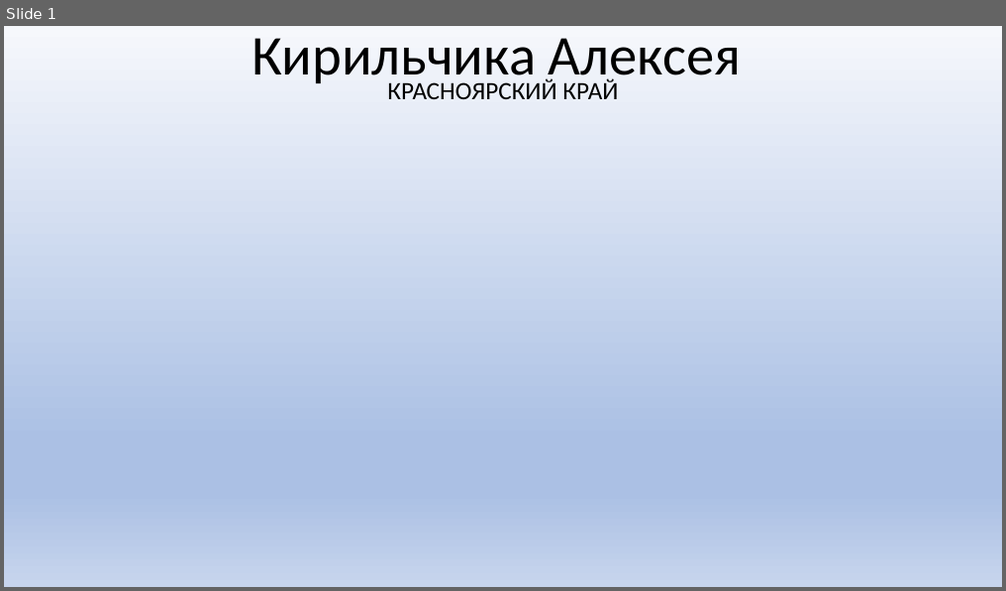
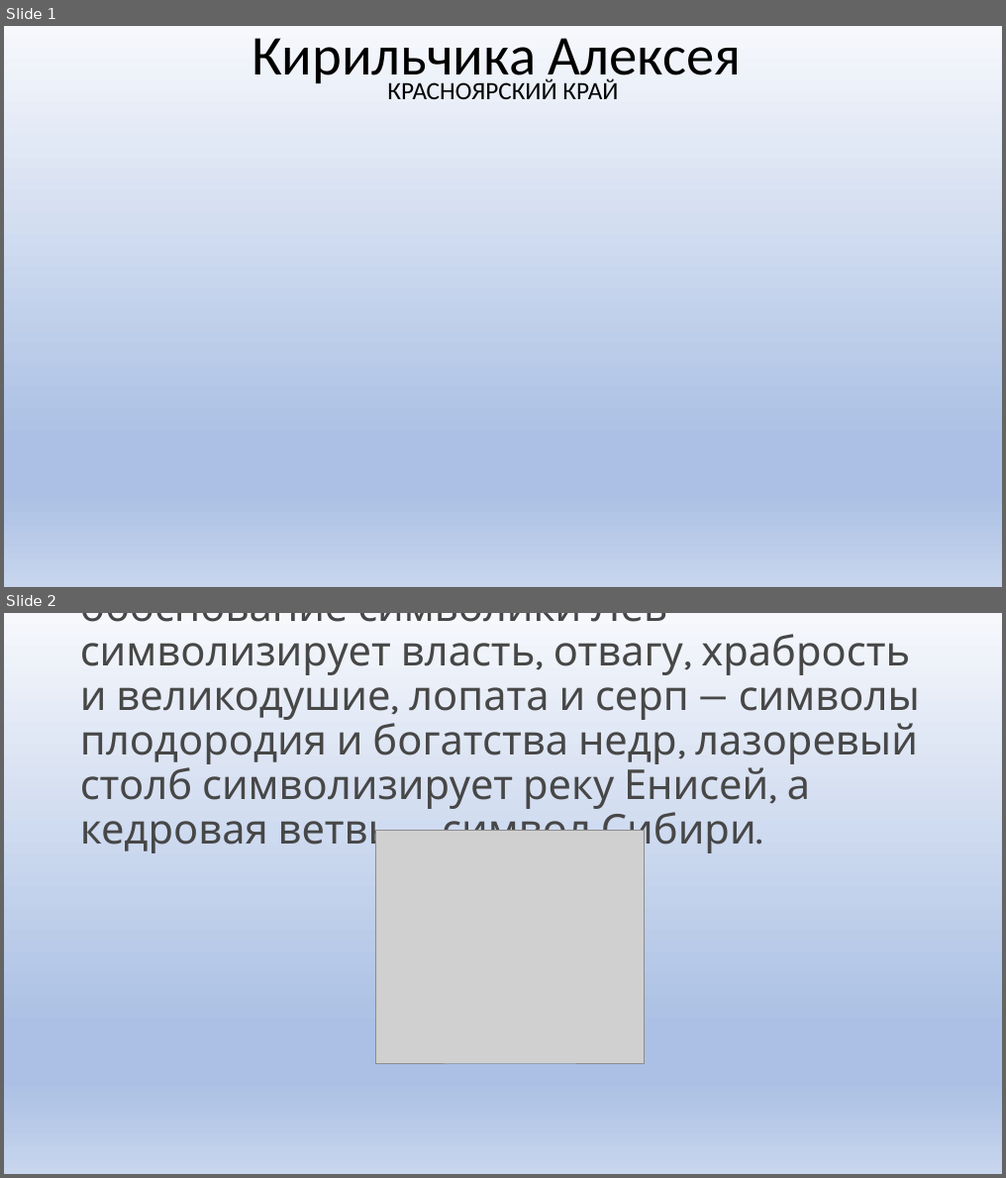
Before and after one commit to kosmonaffft/public-specs, a slide deck: src/main/resources/Кирильчика Алексея.pptx. Shown one above the other, each under a label of ours: slide 1 before the commit, slides 1 and 2 after it. The pictures are 1006x591 and 1006x1178 pixels, drawn with LibreOffice and Linux fonts; fonts in the diff are those of the drawing; grey boxes stand for pictures; background and template pictures are left out. Boxes give left, top, right and bottom in pixels: in the first picture for what was removed or moved away, otherwise in the second. Text is boxed around its words. In the diff, an @@ line names an element or a change of style, - is before the commit and + after.

Commit message:
Presentation upd.

```diff
--- a/src/main/resources/Кирильчика Алексея.pptx
+++ b/src/main/resources/Кирильчика Алексея.pptx
@@ slide 2 added at (4,613,1002,1174), background gradient #F6F8FC to #ABC0E4 to #C7D5ED @@
@@ title added at (80,613,920,856), 39.6 pt, text #474747 @@
+Описание и обоснование символики Лев символизирует власть, отвагу, храбрость и великодушие, лопата и серп — символы плодородия и богатства недр, лазоревый столб символизирует реку Енисей, а кедровая ветвь — символ Сибири.
@@ picture added at (376,830,645,1063) @@
```
Also in this commit, not shown: 1 slide changed, 1 other slide added, 1 slide removed.
